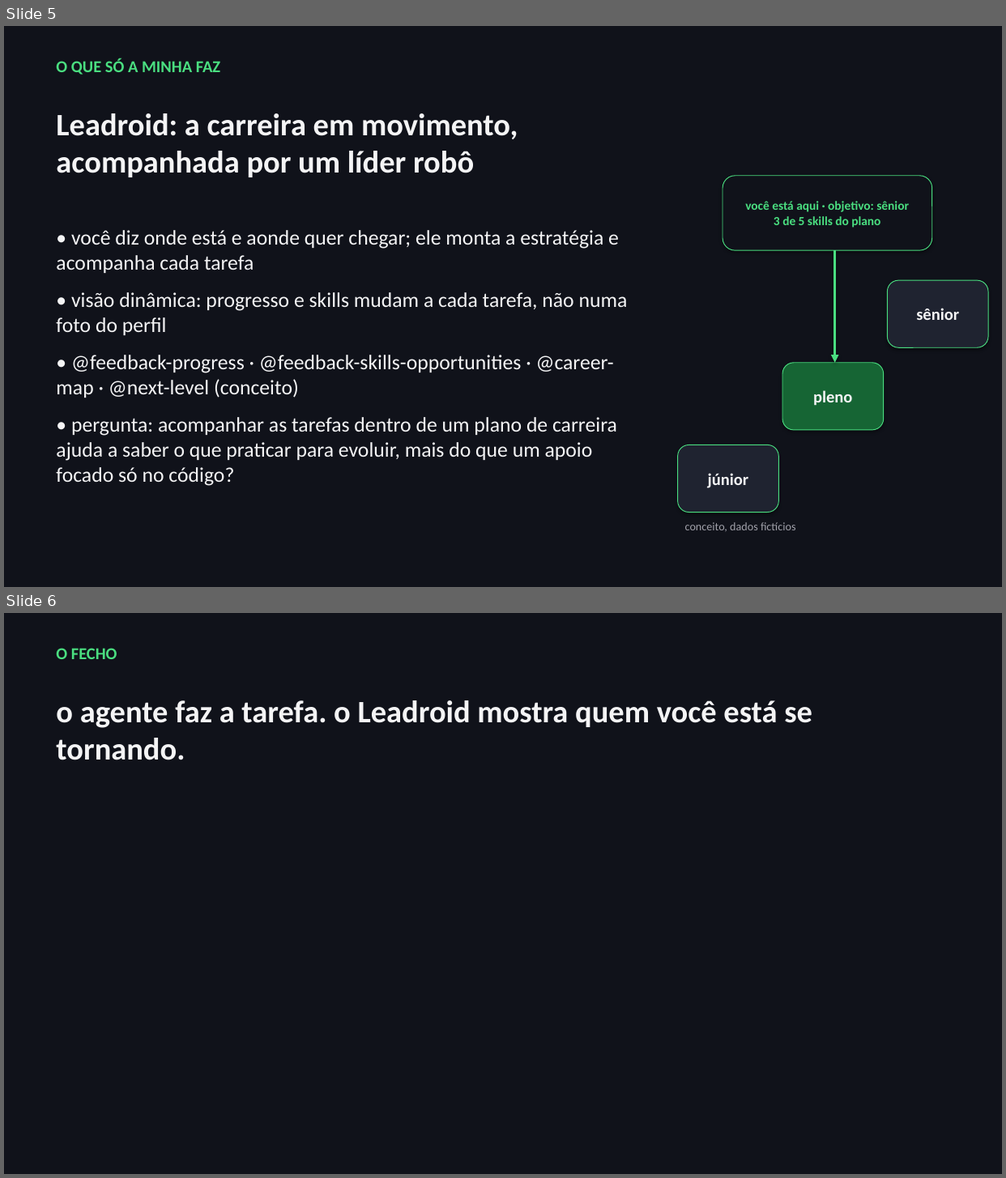
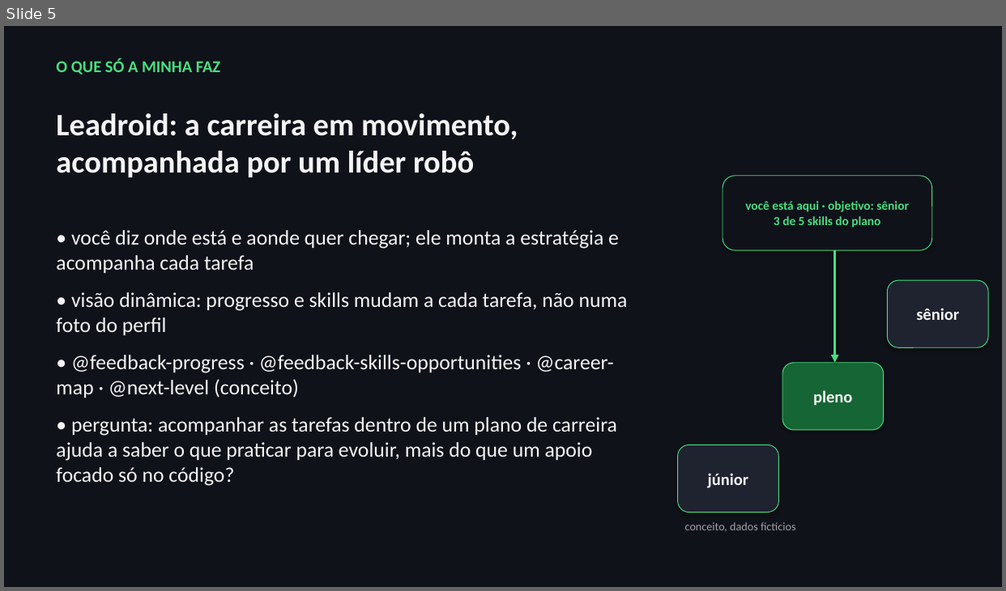
Before and after one commit to rayfrance/ai4good, a slide deck: outputs/sem1_preliminares.pptx. Shown one above the other, each under a label of ours: slides 5 and 6 before the commit, slide 5 after it. The pictures are 1006x1178 and 1006x591 pixels, drawn with LibreOffice and Linux fonts; fonts in the diff are those of the drawing. Boxes give left, top, right and bottom in pixels: in the first picture for what was removed or moved away, otherwise in the second. Text is boxed around its words. In the diff, an @@ line names an element or a change of style, - is before the commit and + after.

```diff
--- a/outputs/sem1_preliminares.pptx
+++ b/outputs/sem1_preliminares.pptx
@@ slide 6 removed at (4, 613, 1002, 1174), background #10121A @@
@@ text removed at (56, 648, 117, 659) @@
-O FECHO
@@ text removed at (56, 700, 812, 760) @@
-o agente faz a tarefa. o Leadroid mostra quem você está se tornando.
```
Also in this commit, not shown: 1 other file.
